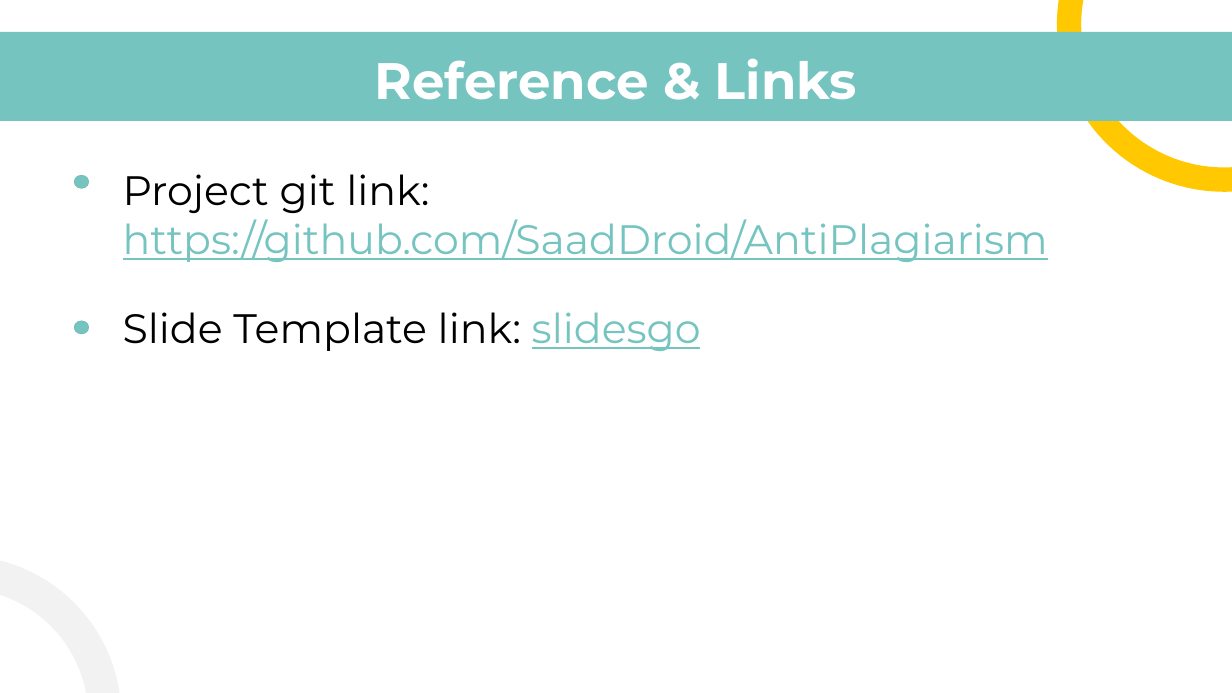
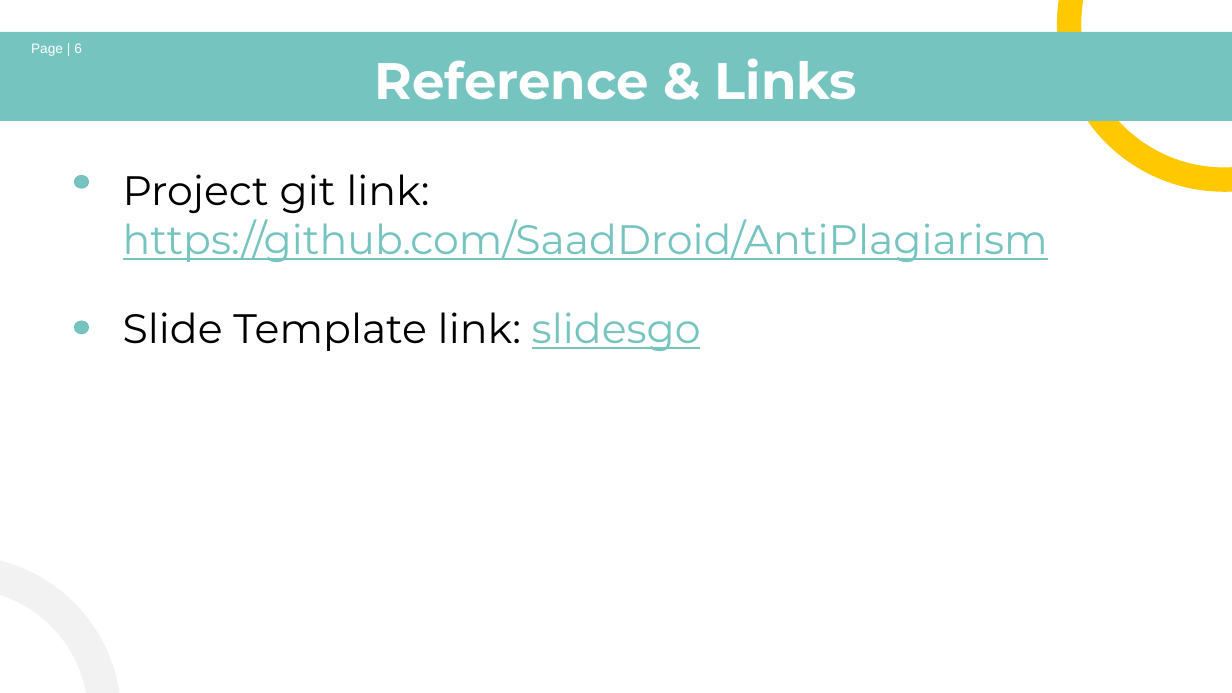
Before and after one commit to SaadDroid/AntiPlagiarism, a slide deck: slide 6 of Report/1108_SPL1_Final.pptx. Drawn at 1232x693 pixels with LibreOffice and Linux fonts; fonts in the diff are those of the drawing. Boxes give left, top, right and bottom in pixels: in the first picture for what was removed or moved away, otherwise in the second. Text is boxed around its words. In the diff, an @@ line names an element or a change of style, - is before the commit and + after.

```diff
--- a/Report/1108_SPL1_Final.pptx
+++ b/Report/1108_SPL1_Final.pptx
@@ text added at <box>31,43,82,56</box>, 8 pt, text #FFFFFF @@
+Page | 6
```
Also in this commit, not shown: 6 other slides changed, 1 other file.
